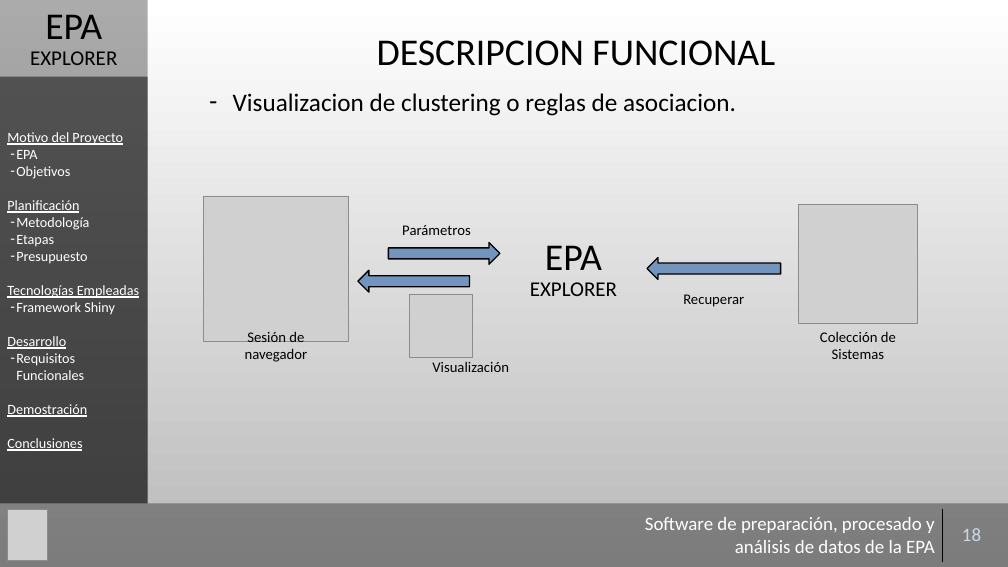
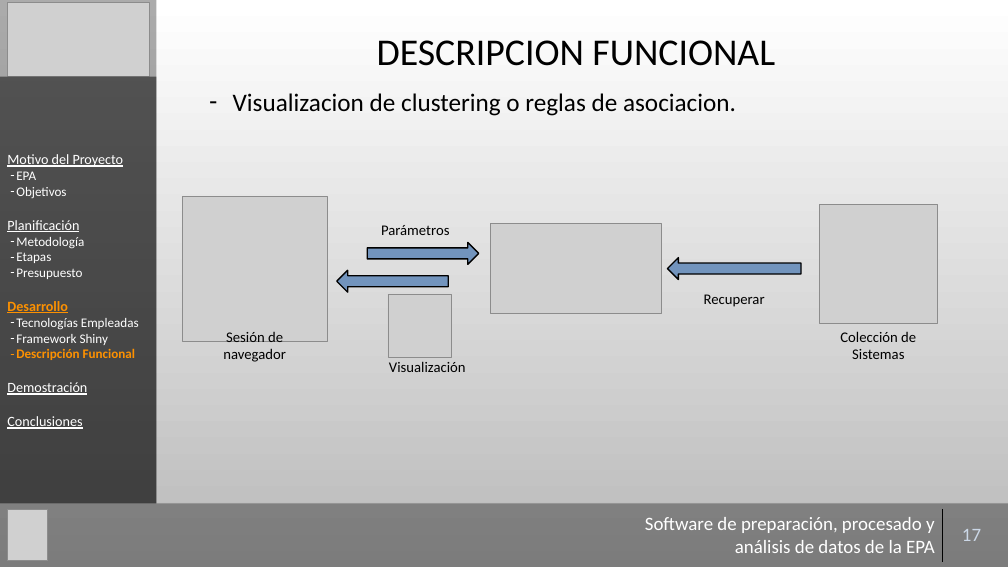
Before and after one commit to Gaulent/epa_explorer, a slide deck: slide 17 of mem/presentacion.pptx (slide 18 before the commit). Drawn at 1008x567 pixels with LibreOffice and Linux fonts; fonts in the diff are those of the drawing; grey boxes stand for pictures; background and template pictures are left out. Boxes give left, top, right and bottom in pixels: in the first picture for what was removed or moved away, otherwise in the second. Text is boxed around its words. In the diff, an @@ line names an element or a change of style, - is before the commit and + after.

```diff
--- a/mem/presentacion.pptx
+++ b/mem/presentacion.pptx
@@ rectangle: place and size @@
-rectangle at box(0, 0, 147, 504)
+rectangle at box(0, 0, 157, 504)
@@ picture added at box(8, 2, 149, 76) @@
@@ text removed at box(30, 15, 117, 65) @@
-EPA
-EXPLORER
@@ rectangle "Motivo del Proyecto": place and size @@
-rectangle "Motivo del Proyecto" at box(0, 76, 147, 503)
+rectangle "Motivo del Proyecto" at box(0, 76, 157, 503)
@@ text in rectangle at box(16, 171, 139, 345): size 13.5 to 12.5 pt in "EPA", "Objetivos", "Metodología", "Etapas" and 3 more places; underline off in "Tecnologías Empleadas"; bullet none to - @@
@@ picture added at box(491, 224, 662, 314) @@
@@ text removed at box(545, 245, 602, 270) @@
-EPA
-EXPLORER
@@ 2 texts, 1 picture, 1 down arrow: place and size @@
-2 texts, 1 picture, 1 down arrow at box(647, 205, 917, 359)
+2 texts, 1 picture, 1 down arrow at box(668, 205, 938, 359)
@@ 2 pictures, 2 texts, 2 down arrows: place and size @@
-2 pictures, 2 texts, 2 down arrows at box(203, 197, 500, 362)
+2 pictures, 2 texts, 2 down arrows at box(182, 197, 479, 362)
@@ text in rectangle at box(7, 301, 68, 313): paragraph added @@
+Desarrollo
@@ text in rectangle at box(16, 349, 136, 360): text changed; size 13.5 to 12.5 pt; text colour #FFFFFF to #FD9101; bold on @@
-Desarrollo
-– Requisitos Funcionales
+– Descripción Funcional
@@ text "Visualización": place and size @@
-text "Visualización" at box(432, 362, 509, 372)
+text "Visualización" at box(389, 361, 466, 372)
@@ table at box(634, 509, 1001, 562) @@
-row 1, column 2: 18
+row 1, column 2: 17
```
Also in this commit, not shown: 27 other slides changed, 1 slide removed, 1 other file.
